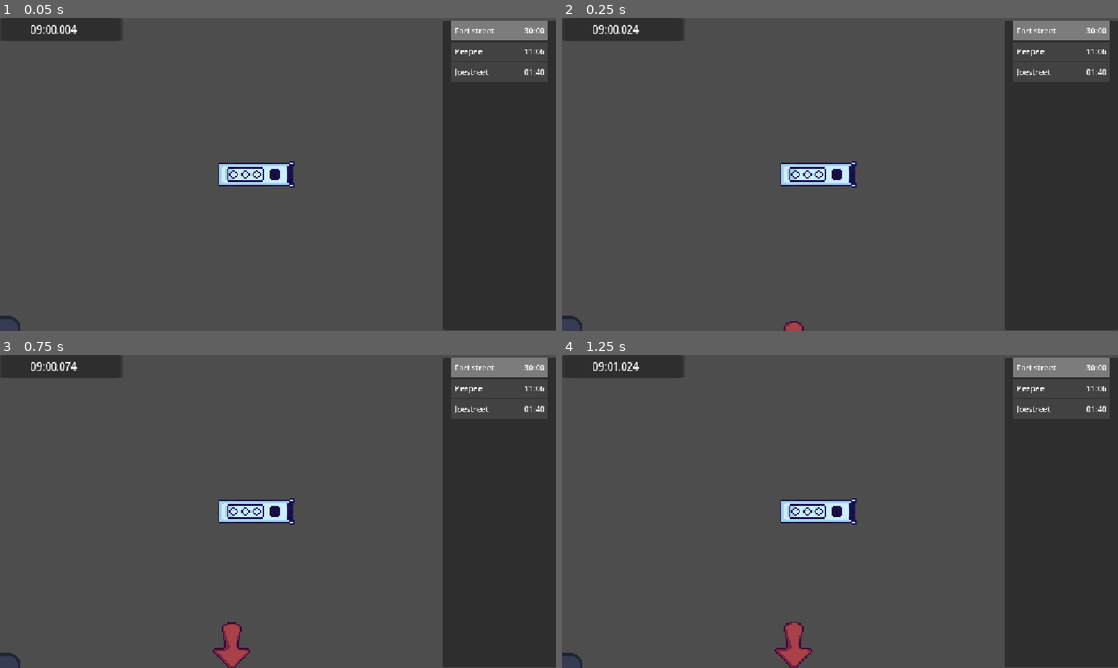
Above: before the commit, frames 1-4 (two rows, left to right).
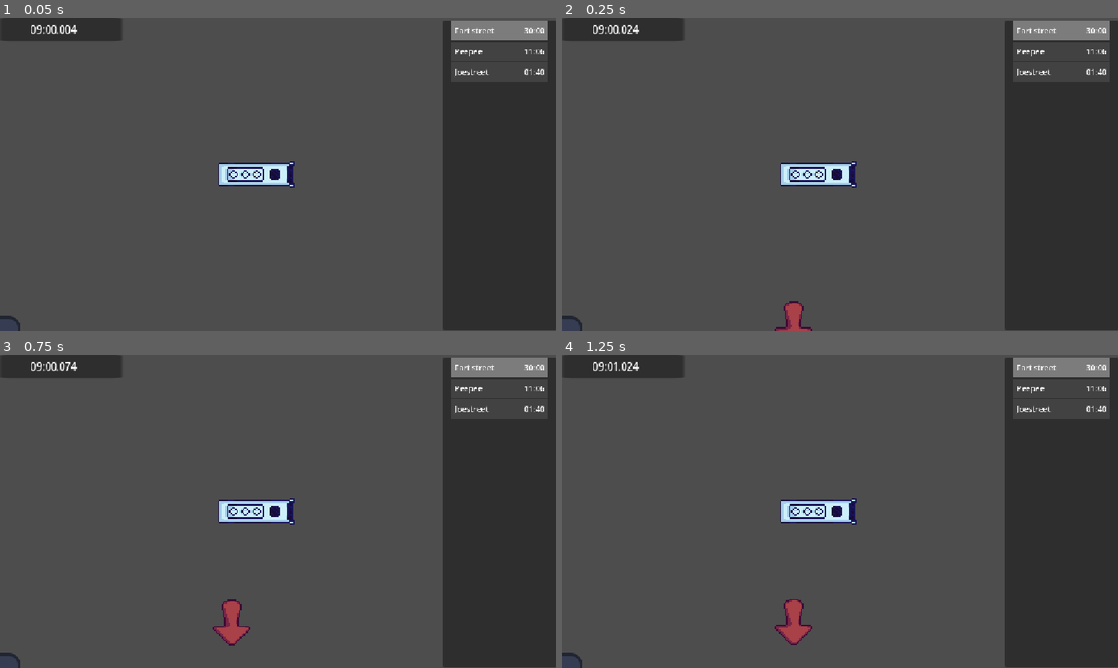
Above: after the commit, the same moments.

Repository: Aerodynamax/games-week-jam
Game: Godot game, scene res://scenes/testscene.tscn
The game is run twice, just before and just after one commit, with the same random seed, the same clock (stepped at 60 frames per second) and the same inputs. The engine's default icon, where the game draws it, is replaced by a stand-in: a white triangle on a blue panel in a dark square.
Inputs:
- Up to frame 1 (0.05 s): no input
- Up to frame 2 (0.25 s): no input
- Up to frame 3 (0.75 s): hold D (right) from 0.53 s (still down)
- Up to frame 4 (1.25 s): keep holding D (right)

Frame 1 is identical in both runs. In frame 2, 0.3% of the frame differs, in the area x 38-45%, y 90-100%; in frame 3, 0.7%, in the area x 38-45%, y 78-100%; in frame 4, 0.7%.

Commit message:
harnessed magic number of doom slop to make the arrows not hide under the UI

Diff:
--- a/project.godot
+++ b/project.godot
@@ -38,6 +38,7 @@
 NPC=""
 Player="The player node"
 timetable=""
+ScreenBounds=""
 
 [input]
 
@@ -62,6 +63,11 @@
 ]
 }
 
+[layer_names]
+
+2d_physics/layer_1="objects"
+2d_physics/layer_4="visible screen boundary"
+
 [physics]
 
 3d/physics_engine="Jolt Physics"
--- a/scenes/timetable.tscn
+++ b/scenes/timetable.tscn
@@ -4,6 +4,9 @@
 [ext_resource type="Script" uid="uid://bhbacjoan5ix7" path="res://scripts/bus stop ui/timetable.gd" id="1_w4wbt"]
 [ext_resource type="PackedScene" uid="uid://dahdrat61sk6j" path="res://scenes/timetableslot.tscn" id="3_g5y8c"]
 [ext_resource type="Script" uid="uid://cdcy6tj8bdqos" path="res://scripts/bus stop ui/stop_panel.gd" id="3_w4wbt"]
+
+[sub_resource type="RectangleShape2D" id="RectangleShape2D_dqxiu"]
+size = Vector2(912, 650)
 
 [node name="TimeTable" type="Control" unique_id=322771032 groups=["timetable"]]
 layout_mode = 3
@@ -45,3 +48,11 @@
 layout_mode = 2
 offset_transform_enabled = true
 theme_override_constants/separation = 43
+
+[node name="Area2D" type="Area2D" parent="." unique_id=1926091268 groups=["ScreenBounds"]]
+collision_layer = 8
+collision_mask = 8
+
+[node name="CollisionShape2D" type="CollisionShape2D" parent="Area2D" unique_id=841289918]
+position = Vector2(457, 325)
+shape = SubResource("RectangleShape2D_dqxiu")
--- a/scripts/global.gd
+++ b/scripts/global.gd
@@ -27,14 +27,16 @@
 	return null
 #endregion
 
-##region TimeTable
-#var timetable: TimeTable:
-	#get():
-		#return _get_timetable()
-#
-#func _get_timetable() -> TimeTable:
-	#for node in get_tree().get_nodes_in_group("timetable"):
-		#if node is TimeTable:
-			#return node
-	#return null
-##endregion
+#region screen bounds
+var screen_bounds: CollisionShape2D:
+	get():
+		return _get_screen_bounds()
+
+func _get_screen_bounds() -> CollisionShape2D:
+	for node in get_tree().get_nodes_in_group("ScreenBounds"):
+		if node is Area2D:
+			for child in node.get_children(true):
+				if child is CollisionShape2D:
+					return child
+	return null
+#endregion
--- a/scripts/tracker.gd
+++ b/scripts/tracker.gd
@@ -17,9 +17,9 @@
 		return
 
 	var target_global_position: Vector2 = get_parent().global_position
-	var viewport_dimensions: Vector2 = get_viewport().get_visible_rect().size
-	var screen_coordinates: Vector2 = (target_global_position - camera_node.get_target_position()) * camera_node.zoom + viewport_dimensions * 0.5
-	var screen_inset_rectangle: Rect2 = Rect2(Vector2.ZERO, viewport_dimensions).grow(-screen_margin)
+	var viewport_dimensions: Rect2 = Global.screen_bounds.shape.get_rect()
+	var screen_coordinates: Vector2 = (target_global_position - camera_node.get_target_position()) * camera_node.zoom + viewport_dimensions.get_center()
+	var screen_inset_rectangle: Rect2 = viewport_dimensions.grow(-screen_margin)
 
 	var target_display_position: Vector2
 	var target_display_rotation: float
@@ -28,11 +28,11 @@
 		target_display_position = target_global_position + on_screen_offset
 		target_display_rotation = 0.0
 	else:
-		var clamped_x = clamp(screen_coordinates.x, screen_margin, viewport_dimensions.x - screen_margin)
-		var clamped_y = clamp(screen_coordinates.y, screen_margin, viewport_dimensions.y - screen_margin)
-		var clamped_screen_coords: Vector2 = Vector2(clamped_x, clamped_y)
+		var clamped_x = clamp(screen_coordinates.x, viewport_dimensions.position.x, viewport_dimensions.position.x + viewport_dimensions.size.x - (2 * screen_margin) - (2 * (self.get_rect().size.x - self.get_rect().position.x)))
+		var clamped_y = clamp(screen_coordinates.y, viewport_dimensions.position.y + screen_margin + (self.get_rect().size.y + self.get_rect().position.y), viewport_dimensions.position.y + viewport_dimensions.size.y - (2 * screen_margin))
+		var clamped_screen_coords := Vector2(clamped_x, clamped_y)
 
-		target_display_position = camera_node.global_position + (clamped_screen_coords - viewport_dimensions * 0.5) / camera_node.zoom
+		target_display_position = camera_node.global_position + ((clamped_screen_coords + viewport_dimensions.get_center() / 2) / camera_node.zoom)
 
 		var vector_to_target: Vector2 = target_global_position - target_display_position
 		target_display_rotation = vector_to_target.angle() - PI * 0.5
--- /dev/null
+++ b/scripts/viewable_area.gd
@@ -0,0 +1,13 @@
+class_name ViewableArea
+extends Control
+
+@export var area: Shape2D
+
+# Called when the node enters the scene tree for the first time.
+func _ready() -> void:
+	pass # Replace with function body.
+
+
+# Called every frame. 'delta' is the elapsed time since the previous frame.
+func _process(delta: float) -> void:
+	pass
Not shown, added: scripts/viewable_area.gd.uid
